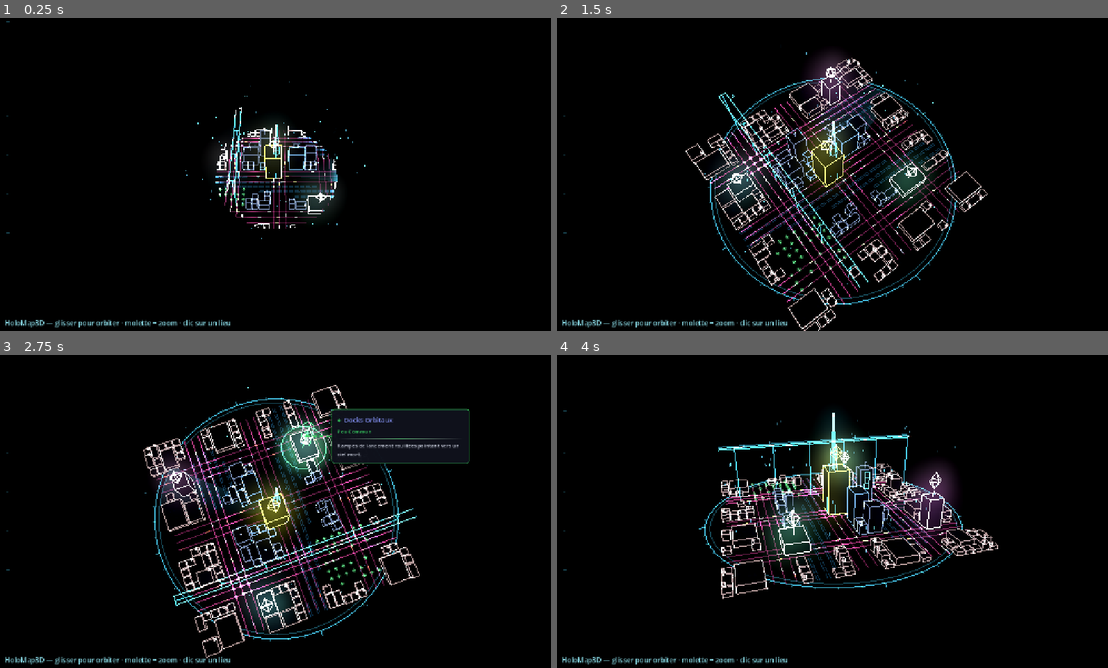
Above: before the commit, frames 1-4 (two rows, left to right).
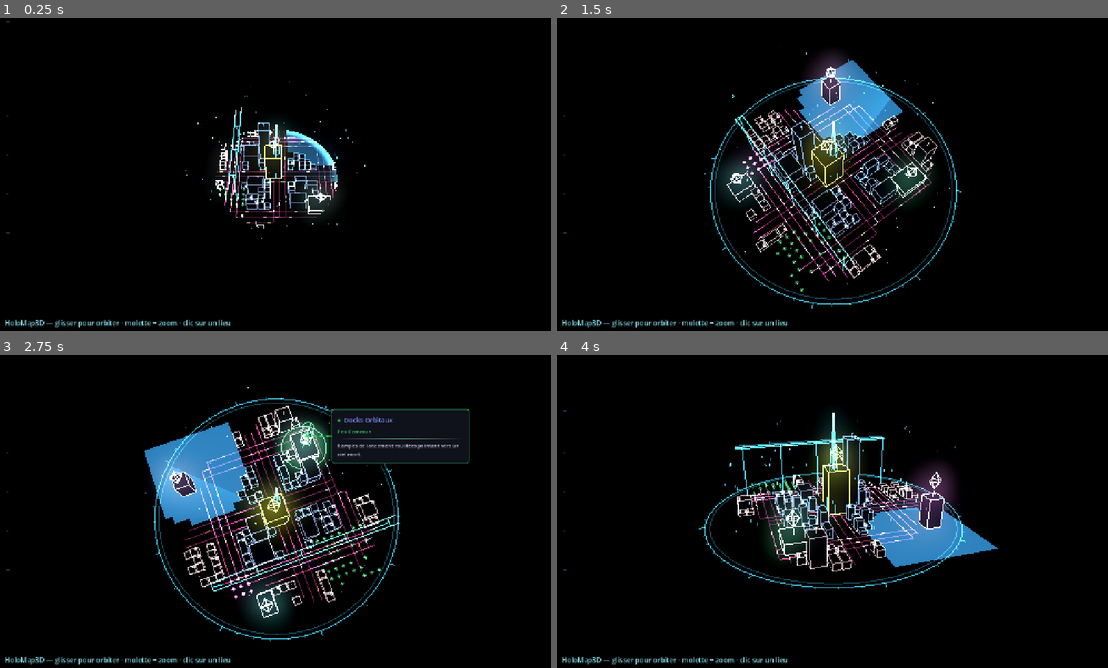
Above: after the commit, the same moments.

Repository: Rhend/Reliquary
Game: Godot game, scene res://scenes/holomap3d/holo_map_3d.tscn
Same seed, same stepped clock (60 frames per second), same inputs: the game is played once before the commit and once after it. This scene is started directly instead of the project's main scene.
Inputs (mouse positions are in pixels of both pictures, inside the frame that each line leads up to):
- Up to frame 1 (0.25 s): no input
- Up to frame 2 (1.5 s): tap Enter at 0.5, 0.6 s; move the mouse to (953, 158) at 0.52 s; hold Right 0.53-1.25 s; click (953, 158) at 0.67 s; tap Space (ui_select) at 0.77 s; drag from (722, 190) to (804, 237) at 1.27 s
- Up to frame 3 (2.75 s): move the mouse to (330, 442) at 2.02 s; hold Right from 2.03 s (still down); tap Enter at 2.1 s
- Up to frame 4 (4 s): release Right at 2.75 s; drag from (804, 574) to (667, 464) at 2.77 s; move the mouse to (997, 558) at 3.52 s; hold Left from 3.53 s (still down); tap Enter at 3.6 s; tap Space (ui_select) at 3.77 s

The runs differ from the first frame. In frame 1, 2.0% of the frame differs, in the area x 39-62%, y 28-68%; in frame 2, 7.1%; in frame 3, 8.7%, in the area x 25-77%, y 9-97%; in frame 4, 6.9%.

Commit message:
feat(holomap3d): silhouette urbaine organique + lac plein en bord de ville
- Casse la forme carrée : masque de contour irrégulier (_rayon_ville /
  _dans_ville) ; bâtiments, routes, trafic et autoroute rognés sur la côte.
- Supprime le fleuve diagonal et les vaguelettes-lignes d'eau (les "traits bleus").
- Lac repositionné sur un coin (bord de ville), rendu en nappe pleine bleue
  (HoloMesh3D.quad_color + _mat_lac) au lieu de traits.

Co-Authored-By: Claude Opus 4.8 <noreply@anthropic.com>

Diff:
--- a/scenes/holomap3d/HoloMap3D.gd
+++ b/scenes/holomap3d/HoloMap3D.gd
@@ -173,7 +173,8 @@
 var _monde: Node3D
 var _lieux_node: Node3D
 var _mat_decor: ShaderMaterial       # arêtes du tissu bâti (éclaircies)
-var _mat_ambiance: ShaderMaterial    # eau / parc (inchangé)
+var _mat_ambiance: ShaderMaterial    # parc (arbres-lignes, inchangé)
+var _mat_lac: ShaderMaterial         # nappe d'eau pleine (lac en bord de ville)
 var _mat_routes: ShaderMaterial
 var _mat_faces: ShaderMaterial
 var _post_mat: ShaderMaterial
@@ -258,6 +259,13 @@
 	_mat_ambiance.set_shader_parameter("emission_strength", luminosite_ambiance)
 	_mat_ambiance.set_shader_parameter("alpha_mult", 1.0)
 
+	# Lac : nappe pleine, bleu franc et lisible (émission marquée mais sous le
+	# seuil de glow) → l'eau se lit comme une masse, pas comme des traits.
+	_mat_lac = ShaderMaterial.new()
+	_mat_lac.shader = LINE_SHADER
+	_mat_lac.set_shader_parameter("emission_strength", 1.3)
+	_mat_lac.set_shader_parameter("alpha_mult", 1.0)
+
 	_mat_routes = ShaderMaterial.new()
 	_mat_routes.shader = ROUTE_SHADER
 	_mat_routes.set_shader_parameter("route_color", couleur_route)
@@ -304,12 +312,12 @@
 	# Brume de profondeur : poussée sur les matériaux de lignes/routes/trafic
 	# (les faces ne fadent pas → l'occlusion reste). Les lieux/faisceaux
 	# utilisent les valeurs par défaut du shader (cohérentes avec ces exports).
-	for m: ShaderMaterial in [_mat_decor, _mat_ambiance, _mat_routes, _mat_trafic, _mat_neon, _mat_lieu_decor]:
+	for m: ShaderMaterial in [_mat_decor, _mat_ambiance, _mat_lac, _mat_routes, _mat_trafic, _mat_neon, _mat_lieu_decor]:
 		m.set_shader_parameter("fog_debut", brume_debut)
 		m.set_shader_parameter("fog_fin", brume_fin)
 
 	# Matériaux qui réagissent au reveal d'intro (matérialisation radiale).
-	_mats_reveal = [_mat_decor, _mat_ambiance, _mat_routes, _mat_faces, _mat_trafic, _mat_neon, _mat_lieu_decor]
+	_mats_reveal = [_mat_decor, _mat_ambiance, _mat_lac, _mat_routes, _mat_faces, _mat_trafic, _mat_neon, _mat_lieu_decor]
 
 func _setup_post() -> void:
 	var layer := CanvasLayer.new()
@@ -365,6 +373,45 @@
 # Centre monde d'un bâtiment d'emprise N×M dont la cellule d'origine est (i,j).
 func _centre_emprise(i: int, j: int, emp: Vector2i) -> Vector3:
 	return _world(i + (emp.x - 1) * 0.5, j + (emp.y - 1) * 0.5, 0.0)
+
+# ─── Silhouette urbaine (contour irrégulier — casse la forme carrée) ──
+# Rayon NORMALISÉ du contour de ville selon l'angle (1.0 ≈ milieu de bord de
+# grille). Somme d'harmoniques → péninsules et golfes : la ville n'est plus un
+# pâté carré, elle a une côte organique (et les coins du carré sont rognés).
+func _rayon_ville(ang: float) -> float:
+	return 0.88 + 0.12 * sin(ang * 3.0 + 0.6) \
+			+ 0.07 * sin(ang * 5.0 - 1.7) \
+			+ 0.05 * sin(ang * 2.0 + 2.3)
+
+# Une cellule (indices grille) tombe-t-elle dans la silhouette de la ville ?
+func _dans_ville(gx: float, gy: float) -> bool:
+	var dx := gx - _cgrid()
+	var dy := gy - _cgrid()
+	var d := sqrt(dx * dx + dy * dy) / maxf(1.0, _cgrid())
+	return d <= _rayon_ville(atan2(dy, dx))
+
+# Étendue [i0,i1] des cellules d'une COLONNE (x=col) tombant dans la ville
+# (i0 = -1 si la colonne est entièrement hors silhouette). Sert à rogner les
+# routes / trafic / autoroute sur le contour organique.
+func _etendue_colonne(col: int) -> Vector2i:
+	var i0 := -1
+	var i1 := -1
+	for y in grille:
+		if _dans_ville(col, y):
+			if i0 < 0:
+				i0 = y
+			i1 = y
+	return Vector2i(i0, i1)
+
+func _etendue_ligne(row: int) -> Vector2i:
+	var i0 := -1
+	var i1 := -1
+	for x in grille:
+		if _dans_ville(x, row):
+			if i0 < 0:
+				i0 = x
+			i1 = x
+	return Vector2i(i0, i1)
 
 # ─── Construction ─────────────────────────────────────────────
 func _build_all() -> void:
@@ -416,23 +463,30 @@
 	rng.seed = seed_val ^ 0xCA4F1C
 	var y := 0.03
 	var carlen := taille_cellule * 0.55
-	var lz := Vector3(0, 0, float(grille - 1) * taille_cellule)   # trajet le long de Z
-	var lx := Vector3(float(grille - 1) * taille_cellule, 0, 0)   # trajet le long de X
 	var s := SurfaceTool.new()
 	s.begin(Mesh.PRIMITIVE_LINES)
 	# Trafic hiérarchisé : grands axes plus chargés (×2) et plus rapides (×1.4).
+	# Le trajet est rogné sur la silhouette (même étendue que les routes).
 	for col in _cols_route:
+		var ec := _etendue_colonne(col)
+		if ec.x < 0:
+			continue
 		var av: bool = _cols_route[col]
 		var nb := voitures_par_voie * (2 if av else 1)
 		var spd := 1.4 if av else 1.0
-		_semer_voitures(s, _world(col, 0, y), lz, carlen, rng, couleur_voiture_aller, nb, spd)
-		_semer_voitures(s, _world(col, grille - 1, y), -lz, carlen, rng, couleur_voiture_retour, nb, spd)
+		var lz := Vector3(0, 0, float(ec.y - ec.x) * taille_cellule)
+		_semer_voitures(s, _world(col, ec.x, y), lz, carlen, rng, couleur_voiture_aller, nb, spd)
+		_semer_voitures(s, _world(col, ec.y, y), -lz, carlen, rng, couleur_voiture_retour, nb, spd)
 	for row in _rows_route:
+		var er := _etendue_ligne(row)
+		if er.x < 0:
+			continue
 		var av2: bool = _rows_route[row]
 		var nb2 := voitures_par_voie * (2 if av2 else 1)
 		var spd2 := 1.4 if av2 else 1.0
-		_semer_voitures(s, _world(0, row, y), lx, carlen, rng, couleur_voiture_aller, nb2, spd2)
-		_semer_voitures(s, _world(grille - 1, row, y), -lx, carlen, rng, couleur_voiture_retour, nb2, spd2)
+		var lx := Vector3(float(er.y - er.x) * taille_cellule, 0, 0)
+		_semer_voitures(s, _world(er.x, row, y), lx, carlen, rng, couleur_voiture_aller, nb2, spd2)
+		_semer_voitures(s, _world(er.y, row, y), -lx, carlen, rng, couleur_voiture_retour, nb2, spd2)
 	var mi := MeshInstance3D.new()
 	mi.name = "Trafic"
 	mi.mesh = s.commit()
@@ -585,28 +639,27 @@
 func _est_route(x: int, y: int) -> bool:
 	return _cols_route.has(x) or _rows_route.has(y)
 
-# ─── Décor d'ambiance (placeholder : lac + fleuve + parc) ─────
+# ─── Décor d'ambiance (lac en bord de ville + parc) ───────────
+# PLUS de fleuve diagonal (ses vaguelettes-lignes lisaient mal). Une seule masse
+# d'eau : un grand lac posé sur un coin, là où la silhouette rogne la ville → la
+# cité borde le lac. Rendu plein (cf. `_build_decor`), pas en traits.
 func _calc_decor() -> void:
 	_eau.clear()
 	_parc.clear()
 	if not decor_actif:
 		return
 	var g := float(grille)
-	# Lac (ellipse).
-	var lc := Vector2(g * 0.74, g * 0.24)
-	var lrx := g * 0.14
-	var lry := g * 0.10
-	# Parc (rectangle).
+	# Lac : grande ellipse débordant sur un coin (bord de ville).
+	var lc := Vector2(g * 0.84, g * 0.18)
+	var lrx := g * 0.30
+	var lry := g * 0.24
+	# Parc (rectangle) côté opposé.
 	var px0 := int(g * 0.08); var px1 := int(g * 0.30)
 	var py0 := int(g * 0.62); var py1 := int(g * 0.84)
 	for x in grille:
 		for y in grille:
 			var fx := float(x); var fy := float(y)
-			# Fleuve : bande diagonale traversante.
-			var d_fleuve: float = abs(fy - (0.50 * g + 0.16 * fx))
-			if d_fleuve < 1.3:
-				_eau[Vector2i(x, y)] = true
-			elif pow((fx - lc.x) / lrx, 2.0) + pow((fy - lc.y) / lry, 2.0) <= 1.0:
+			if pow((fx - lc.x) / lrx, 2.0) + pow((fy - lc.y) / lry, 2.0) <= 1.0:
 				_eau[Vector2i(x, y)] = true
 			elif x >= px0 and x <= px1 and y >= py0 and y <= py1:
 				_parc[Vector2i(x, y)] = true
@@ -642,17 +695,20 @@
 func _build_decor() -> void:
 	var s := HoloMesh3D.st()
 	var n := 0
-	var ce := Color(couleur_eau, 0.7)
 	var cp := Color(couleur_parc, 0.7)
-	# Eau : courtes vaguelettes horizontales.
+	# Lac : nappe PLEINE (un quad bleu par cellule d'eau, jointifs) → masse d'eau
+	# intégralement bleue, plus aucune vaguelette-trait. Mesh + matériau dédiés.
+	var se := HoloMesh3D.st_tri()
+	var ne := 0
+	var ce := Color(couleur_eau, 0.92)
+	var hw := taille_cellule * 0.5
 	for k in _eau:
 		var cell := k as Vector2i
 		var c := _world(cell.x, cell.y, 0.012)
-		var hw := taille_cellule * 0.4
-		n += HoloMesh3D.line(s, c + Vector3(-hw, 0, -0.05 * taille_cellule),
-				c + Vector3(hw, 0, -0.05 * taille_cellule), ce)
-		n += HoloMesh3D.line(s, c + Vector3(-hw, 0, 0.18 * taille_cellule),
-				c + Vector3(hw, 0, 0.18 * taille_cellule), ce)
+		ne += HoloMesh3D.quad_color(se,
+				c + Vector3(-hw, 0, -hw), c + Vector3(hw, 0, -hw),
+				c + Vector3(hw, 0, hw), c + Vector3(-hw, 0, hw), ce)
+	_ajouter_mesh(HoloMesh3D.commit(se, ne), "Lac", _mat_lac)
 	# Parc : petits « arbres » (croix verticale + houppier diamant) un peu épars.
 	# Les arbres SOUS un lieu sans bâtiment passent à la couleur de palier du lieu
 	# et dans un mesh à part (matériau qui glow) : la parcelle EST le lieu, elle
@@ -689,14 +745,22 @@
 	var s := SurfaceTool.new()
 	s.begin(Mesh.PRIMITIVE_LINES)
 	var n := 0
-	var L := float(grille - 1) * taille_cellule
 	var y := 0.015
+	# Routes rognées sur la silhouette : chaque axe ne court que dans la ville.
 	for col in _cols_route:
+		var ec := _etendue_colonne(col)
+		if ec.x < 0:
+			continue
 		var i_col := route_intensite_avenue if _cols_route[col] else route_intensite_rue
-		n += _route_line(s, _world(col, 0, y), _world(col, grille - 1, y), i_col, L)
+		var lc := float(ec.y - ec.x) * taille_cellule
+		n += _route_line(s, _world(col, ec.x, y), _world(col, ec.y, y), i_col, lc)
 	for row in _rows_route:
+		var er := _etendue_ligne(row)
+		if er.x < 0:
+			continue
 		var i_row := route_intensite_avenue if _rows_route[row] else route_intensite_rue
-		n += _route_line(s, _world(0, row, y), _world(grille - 1, row, y), i_row, L)
+		var lr := float(er.y - er.x) * taille_cellule
+		n += _route_line(s, _world(er.x, row, y), _world(er.y, row, y), i_row, lr)
 	if n <= 0:
 		return
 	var mi := MeshInstance3D.new()
@@ -726,7 +790,7 @@
 	for x in grille:
 		for y in grille:
 			var cell := Vector2i(x, y)
-			if occ.has(cell) or _bloque.has(cell) or _est_route(x, y):
+			if occ.has(cell) or _bloque.has(cell) or _est_route(x, y) or not _dans_ville(x, y):
 				continue
 			# Front de rue dense, cœur d'îlot creux (courettes).
 			var seuil := densite
@@ -923,8 +987,12 @@
 	var xw := _world(col, 0, 0).x
 	var hh := autoroute_hauteur
 	var lane := taille_cellule * 0.45
-	var z0 := _world(col, 0, 0).z
-	var z1 := _world(col, grille - 1, 0).z
+	# Rognée sur la silhouette : l'autoroute ne dépasse pas la côte de la ville.
+	var ec := _etendue_colonne(col)
+	var ai := maxi(0, ec.x)
+	var bi := ec.y if ec.y >= 0 else grille - 1
+	var z0 := _world(col, ai, 0).z
+	var z1 := _world(col, bi, 0).z
 	var s := HoloMesh3D.st()
 	var n := 0
 	var c := Color(couleur_socle, 0.8)
@@ -934,9 +1002,9 @@
 	n += HoloMesh3D.line(s, Vector3(xw + lane, hh, z0), Vector3(xw + lane, hh, z1), c)
 	n += HoloMesh3D.line(s, Vector3(xw - lane, hh + 0.06, z0), Vector3(xw - lane, hh + 0.06, z1), rail)
 	n += HoloMesh3D.line(s, Vector3(xw + lane, hh + 0.06, z0), Vector3(xw + lane, hh + 0.06, z1), rail)
-	# Traverses + piliers vers le sol (dans le boulevard).
-	var zc := 0
-	while zc < grille:
+	# Traverses + piliers vers le sol (dans le boulevard, sur l'étendue rognée).
+	var zc := ai
+	while zc <= bi:
 		var z := _world(col, zc, 0).z
 		n += HoloMesh3D.line(s, Vector3(xw - lane, hh, z), Vector3(xw + lane, hh, z), c)
 		n += HoloMesh3D.line(s, Vector3(xw, hh, z), Vector3(xw, 0.0, z), Color(couleur_socle, 0.7))
@@ -983,7 +1051,7 @@
 			if cx >= grille or cy >= grille:
 				return false
 			var c := Vector2i(cx, cy)
-			if occ.has(c) or _bloque.has(c) or _est_route(cx, cy):
+			if occ.has(c) or _bloque.has(c) or _est_route(cx, cy) or not _dans_ville(cx, cy):
 				return false
 	return true
 
--- a/scenes/holomap3d/HoloMesh3D.gd
+++ b/scenes/holomap3d/HoloMesh3D.gd
@@ -63,6 +63,18 @@
 	s.set_color(col); s.add_vertex(b)
 	return 1
 
+# Quad PLEIN coloré (deux triangles) — vertex color lue par holo_line (additif).
+# Sert aux nappes pleines (lac) là où les arêtes-lignes ne conviennent pas.
+# /!\ SurfaceTool en PRIMITIVE_TRIANGLES (st_tri).
+static func quad_color(s: SurfaceTool, a: Vector3, b: Vector3, c: Vector3, d: Vector3, col: Color) -> int:
+	s.set_color(col); s.add_vertex(a)
+	s.set_color(col); s.add_vertex(b)
+	s.set_color(col); s.add_vertex(c)
+	s.set_color(col); s.add_vertex(a)
+	s.set_color(col); s.add_vertex(c)
+	s.set_color(col); s.add_vertex(d)
+	return 2
+
 # Boîte wireframe (12 arêtes) : base centrée en `c` (au sol), hauteur `sy` sur +Y.
 static func box(s: SurfaceTool, c: Vector3, sx: float, sy: float, sz: float, col: Color) -> int:
 	var hx := sx * 0.5
